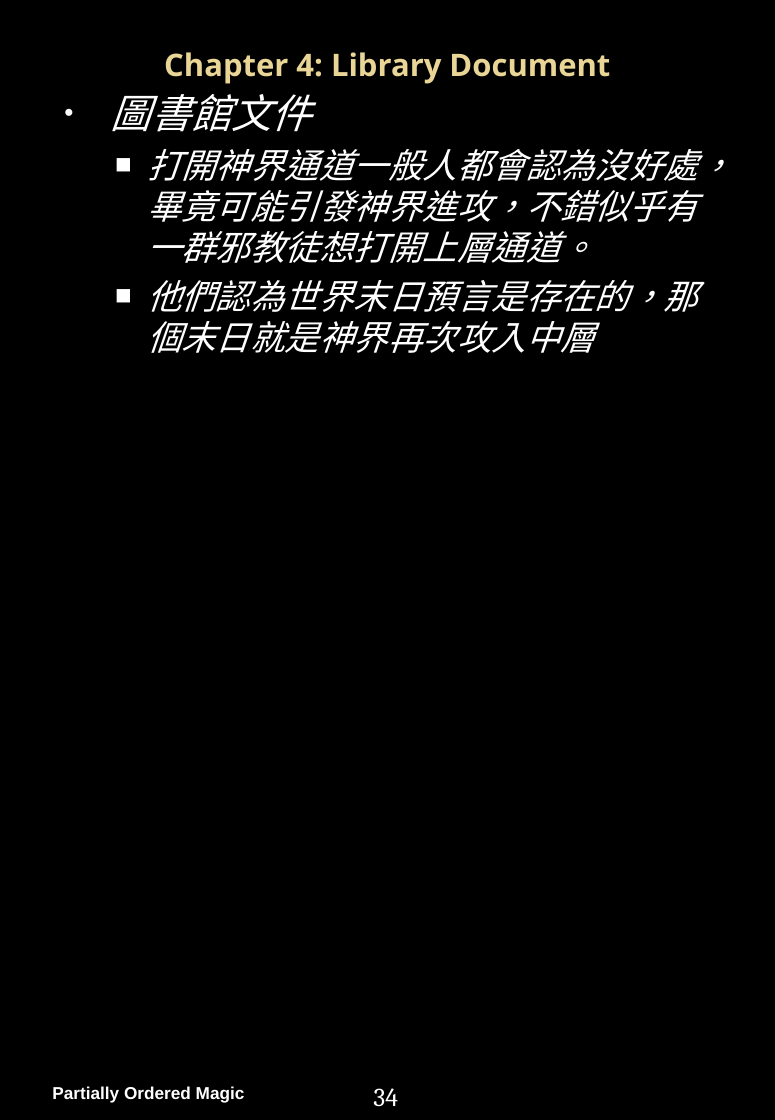
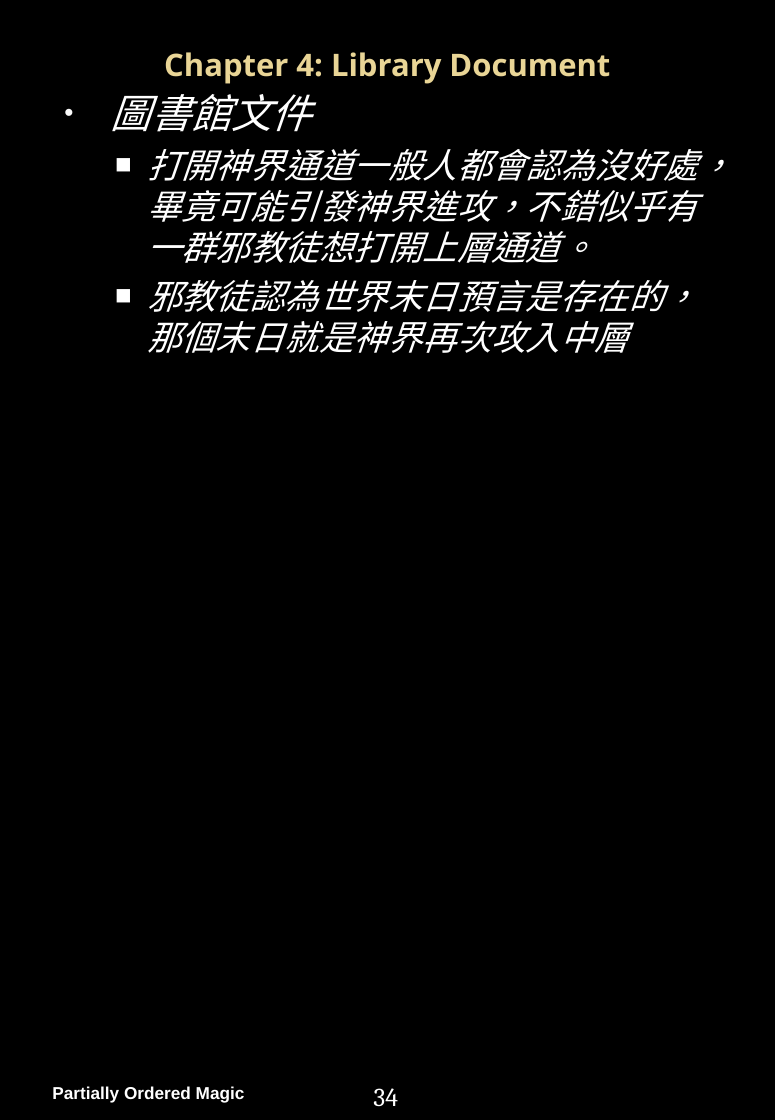
Before and after one commit to PartiallyOrderedMagic/PartiallyOrderedMagic.github.io, a slide deck: slide 35 of MyGame/Partially Ordered Magic Handbook.pptx. Drawn at 775x1120 pixels with LibreOffice and Linux fonts; fonts in the diff are those of the drawing; background and template pictures are left out. Boxes give left, top, right and bottom in pixels: in the first picture for what was removed or moved away, otherwise in the second. Text is boxed around its words. In the diff, an @@ line names an element or a change of style, - is before the commit and + after.

```diff
--- a/MyGame/Partially Ordered Magic Handbook.pptx
+++ b/MyGame/Partially Ordered Magic Handbook.pptx
@@ text at (x1=147, y1=280, x2=698, y2=353): text changed @@
-  ■ 他們認為世界末日預言是存在的，那個末日就是神界再次攻入中層
+  ■ 邪教徒認為世界末日預言是存在的，那個末日就是神界再次攻入中層
```
Also in this commit, not shown: 1 other slide changed, 1 slide added, 1 other file.
